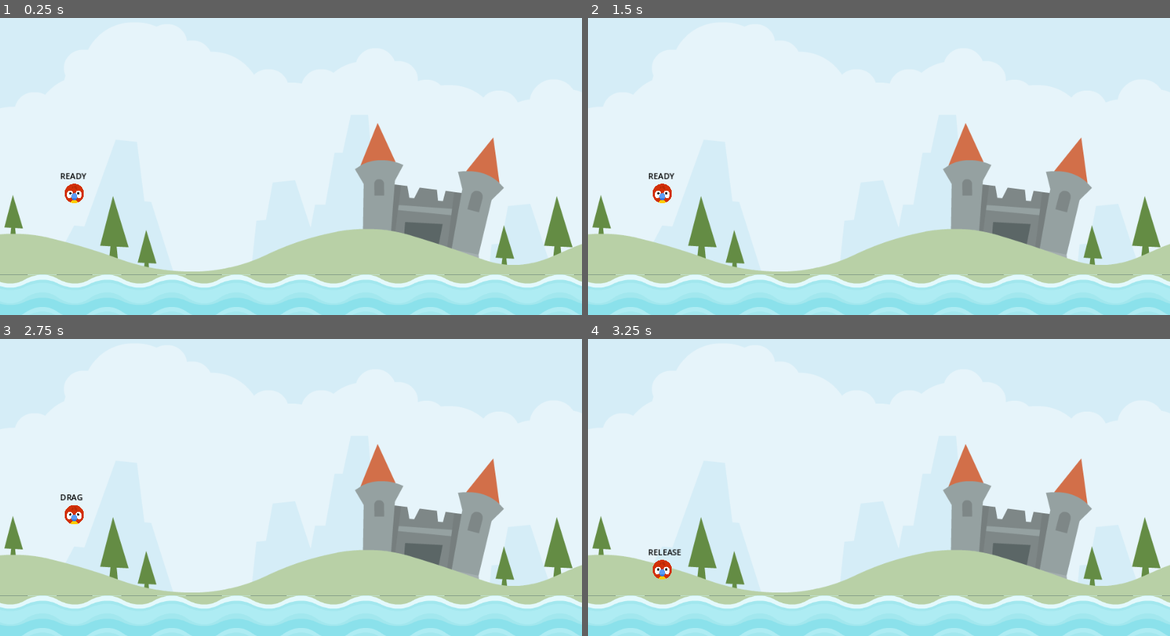
Above: before the commit, frames 1-4 (two rows, left to right).
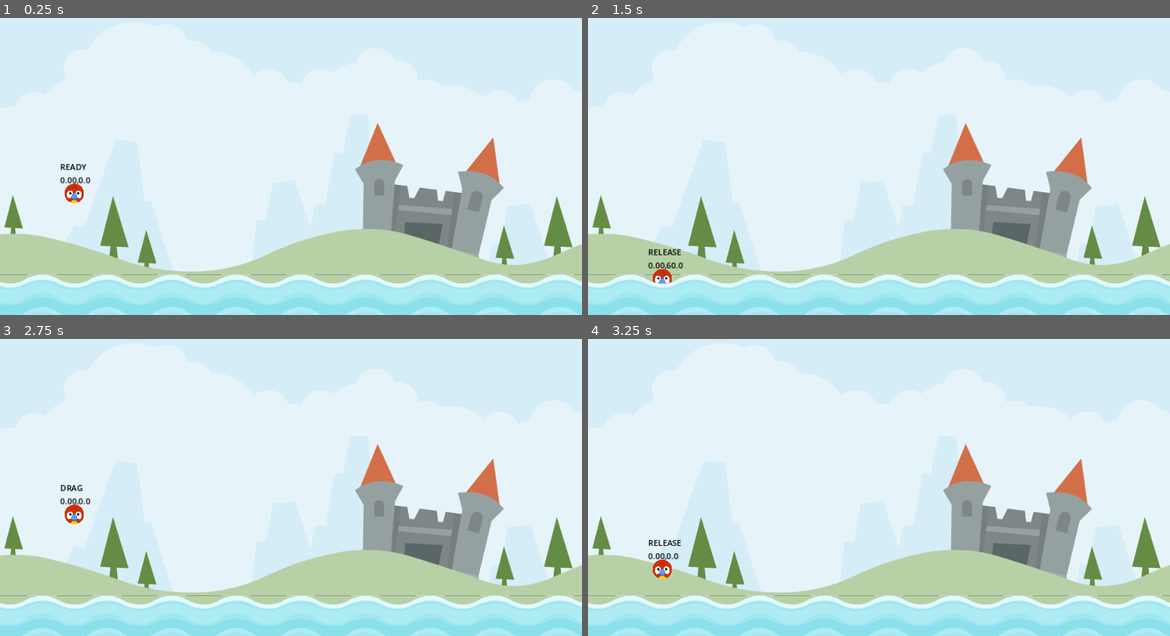
Above: after the commit, the same moments.

Repository: Evan-Roberts-808/Angry-Animals
Game: Godot game, scene res://scenes/Level/level.tscn
Same seed, same stepped clock (60 frames per second), same inputs: the game is played once before the commit and once after it.
Inputs (mouse positions are in pixels of both pictures, inside the frame that each line leads up to):
- Up to frame 1 (0.25 s): no input
- Up to frame 2 (1.5 s): tap Enter at 0.5 s; drag from (663, 193) to (884, 309) at 0.52 s; drag from (762, 166) to (884, 309) at 1.27 s
- Up to frame 3 (2.75 s): tap Space at 2 s; move the mouse to (75, 514) at 2.02 s; press the mouse at (75, 514) at 2.03 s
- Up to frame 4 (3.25 s): release the mouse at (663, 514) at 2.75 s; tap Enter at 2.75 s; drag from (849, 537) to (704, 422) at 2.77 s

The runs differ from the first frame. In frame 1, 0.2% of the frame differs, in the area x 10-16%, y 49-56%; in frame 2, 0.6%, in the area x 10-17%, y 52-90%; in frame 3, 0.2%; in frame 4, 0.3%.

Commit message:
add logic to restrict dragging to specific bounds

Diff:
--- a/scenes/Animal/animal.gd
+++ b/scenes/Animal/animal.gd
@@ -4,24 +4,31 @@
 
 enum ANIMAL_STATE {READY, DRAG, RELEASE}
 
+const DRAG_LIM_MAX : Vector2 = Vector2(0, 60)
+const DRAG_LIM_MIN : Vector2 = Vector2(-60, 0)
+
+var _start : Vector2 = Vector2.ZERO
+var _drag_start : Vector2 = Vector2.ZERO
+var _dragged_vector : Vector2 = Vector2.ZERO
+
 var _state : ANIMAL_STATE = ANIMAL_STATE.READY
 
 # Called when the node enters the scene tree for the first time.
 func _ready() -> void:
-	pass # Replace with function body.
-
+	_start = position
 
 # Called every frame. 'delta' is the elapsed time since the previous frame.
 func _physics_process(delta: float) -> void:
 	update(delta)
-	label.text = "%s" % ANIMAL_STATE.keys()[_state]
+	label.text = "%s\n" % ANIMAL_STATE.keys()[_state]
+	label.text += "%.2f,%.1f" % [_dragged_vector.x, _dragged_vector.y]
 
 func set_new_state(new_state: ANIMAL_STATE) -> void:
 	_state = new_state
 	if _state == ANIMAL_STATE.RELEASE:
 		freeze = false
 	elif _state == ANIMAL_STATE.DRAG:
-		pass
+		_drag_start = get_global_mouse_position()
 
 func detect_release() -> bool:
 	if _state == ANIMAL_STATE.DRAG:
@@ -30,11 +37,20 @@
 			return true
 	return false
 
+func get_dragged_vector(gmp:Vector2) -> Vector2:
+	return gmp - _drag_start
+
+func drag_in_limits() -> void:
+	_dragged_vector.x = clampf(_dragged_vector.x, DRAG_LIM_MIN.x, DRAG_LIM_MAX.x)
+	_dragged_vector.y = clampf(_dragged_vector.y, DRAG_LIM_MIN.y, DRAG_LIM_MAX.y)
+	position = _start + _dragged_vector
+
 func update_drag() -> void:
 	if detect_release() == true:
 		return
 	var gmp = get_global_mouse_position()
-	position = gmp
+	_dragged_vector = get_dragged_vector(gmp)
+	drag_in_limits()
 
 func update(delta: float) -> void:
 	match _state:
--- a/scenes/Animal/animal.tscn
+++ b/scenes/Animal/animal.tscn
@@ -23,9 +23,9 @@
 
 [node name="Label" type="Label" parent="."]
 offset_left = -28.0
-offset_top = -46.0
+offset_top = -64.0
 offset_right = 27.0
-offset_bottom = -23.0
+offset_bottom = -41.0
 theme_override_colors/font_color = Color(0, 0, 0, 1)
 text = "DEBUG"
 
